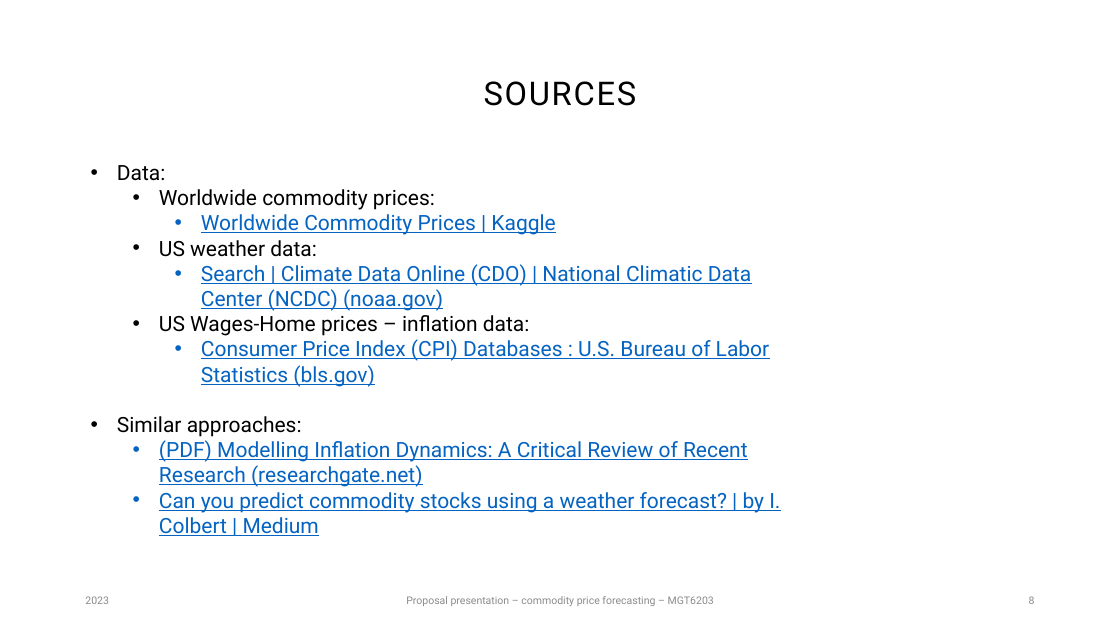
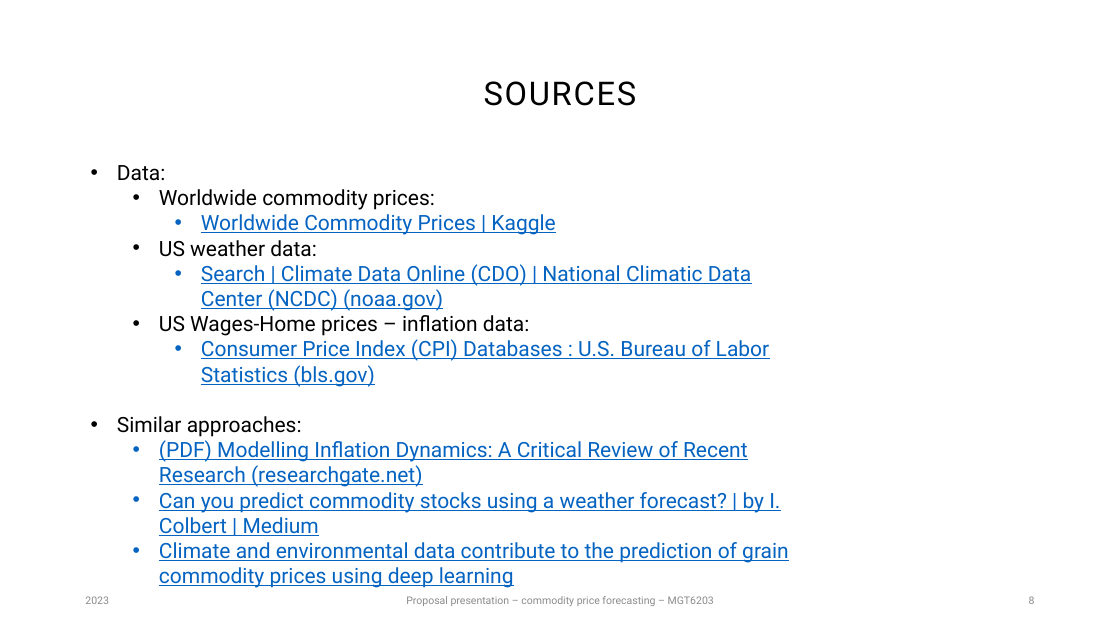
Before and after one commit to radebajic/MGT6203, a slide deck: slide 8 of Proposal Presentation/Proposal presentation_V2.pptx. Drawn at 1120x630 pixels with LibreOffice and Linux fonts; fonts in the diff are those of the drawing. Boxes give left, top, right and bottom in pixels: in the first picture for what was removed or moved away, otherwise in the second. Text is boxed around its words. In the diff, an @@ line names an element or a change of style, - is before the commit and + after.

```diff
--- a/Proposal Presentation/Proposal presentation_V2.pptx
+++ b/Proposal Presentation/Proposal presentation_V2.pptx
@@ text at [159, 542, 789, 588]: paragraph added @@
+  • Climate and environmental data contribute to the prediction of grain commodity prices using deep learning
```
Also in this commit, not shown: 3 other slides changed.
